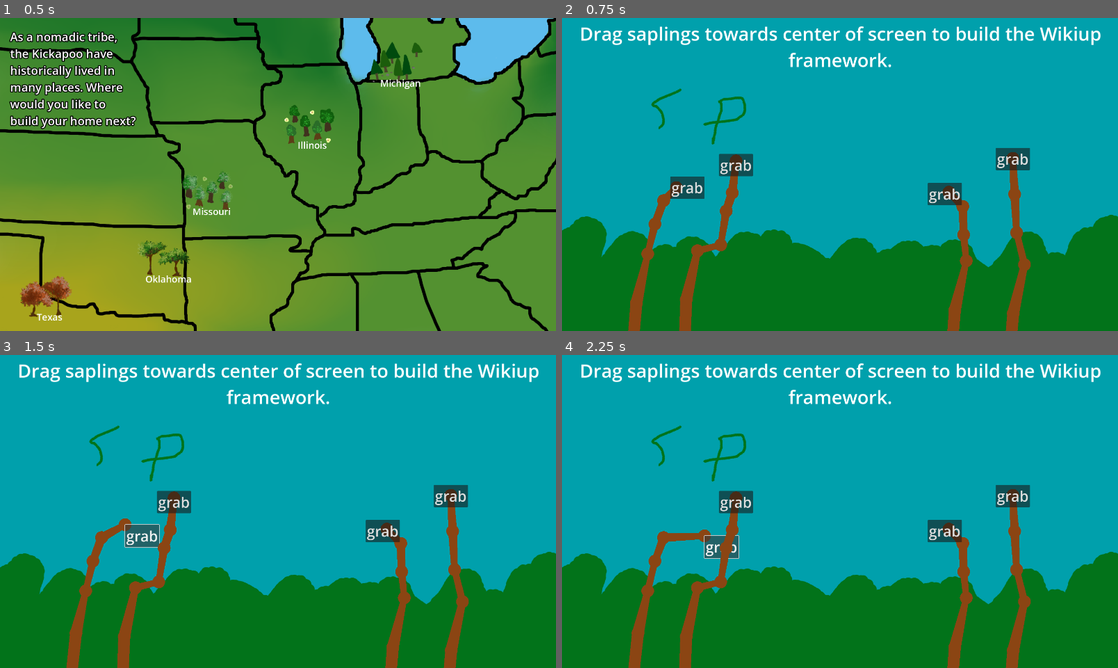
Above: before the commit, frames 1-4 (two rows, left to right).
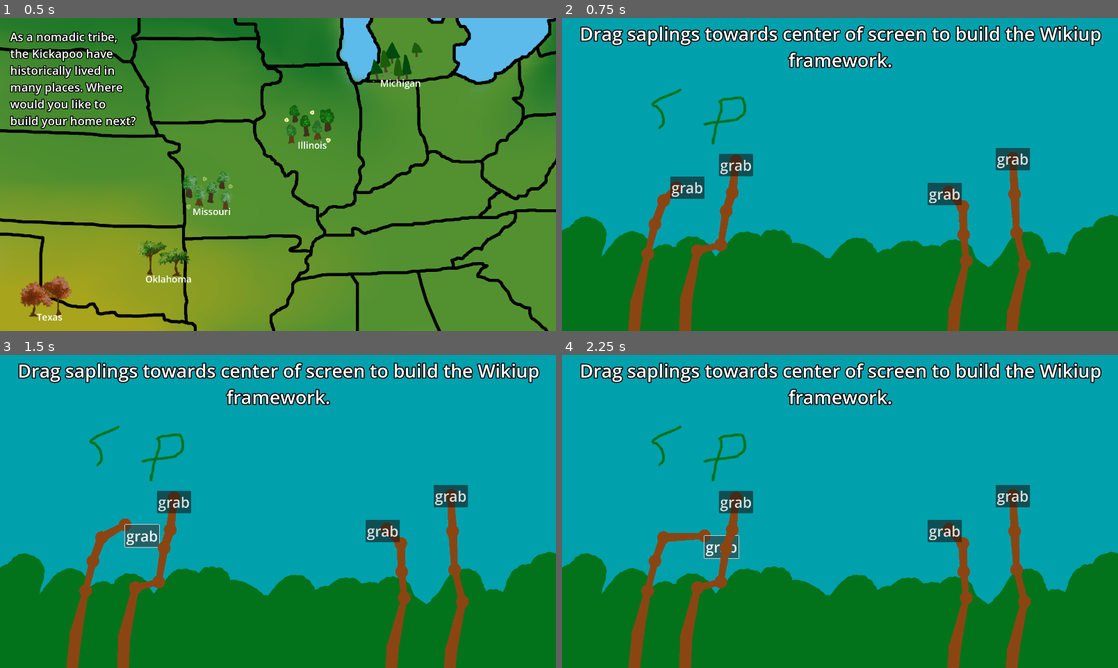
Above: after the commit, the same moments.

Repository: jadicodes/usitcc-hackathon-2025
Game: Godot game, scene res://game.tscn
The game is run twice, just before and just after one commit, with the same random seed, the same clock (stepped at 60 frames per second) and the same inputs.
Inputs:
- Up to frame 1 (0.5 s): no input
- Up to frame 2 (0.75 s): click "Missouri" at 0.5 s
- Up to frame 3 (1.5 s): click "grab" at 1.25 s
- Up to frame 4 (2.25 s): click "grab" at 2 s

Frame 1 is identical in both runs. In frame 2, 2.6% of the frame differs, in the area x 3-98%, y 2-16%; in frame 3, 2.6%; in frame 4, 2.6%.

Commit message:
Make font have outline

Diff:
--- a/project/minigames/firepit/firepit.tscn
+++ b/project/minigames/firepit/firepit.tscn
@@ -87,6 +87,7 @@
 offset_left = 5.0
 offset_right = 1905.0
 offset_bottom = 179.0
+theme_override_constants/outline_size = 14
 theme_override_font_sizes/font_size = 64
 text = "Create a circle of stones around the firepit so that the fire is safely contained."
 horizontal_alignment = 1
--- a/project/minigames/hide/hide.tscn
+++ b/project/minigames/hide/hide.tscn
@@ -79,8 +79,9 @@
 offset_left = 5.0
 offset_right = 1905.0
 offset_bottom = 179.0
+theme_override_constants/outline_size = 14
 theme_override_font_sizes/font_size = 64
-text = "Attach the hide to the structure."
+text = "Attach the hide to the structure by tapping on all eight corners four times."
 horizontal_alignment = 1
 autowrap_mode = 2
 
--- a/project/minigames/stickbending/stickbending.tscn
+++ b/project/minigames/stickbending/stickbending.tscn
@@ -115,13 +115,14 @@
 [node name="Area2D" type="Area2D" parent="."]
 
 [node name="CollisionShape2D" type="CollisionShape2D" parent="Area2D"]
-position = Vector2(938, 512)
+position = Vector2(938, 553)
 shape = SubResource("RectangleShape2D_of5jb")
 
 [node name="Label" type="Label" parent="."]
 offset_left = 5.0
 offset_right = 1905.0
 offset_bottom = 179.0
+theme_override_constants/outline_size = 14
 theme_override_font_sizes/font_size = 64
 text = "Drag saplings towards center of screen to build the Wikiup framework."
 horizontal_alignment = 1
